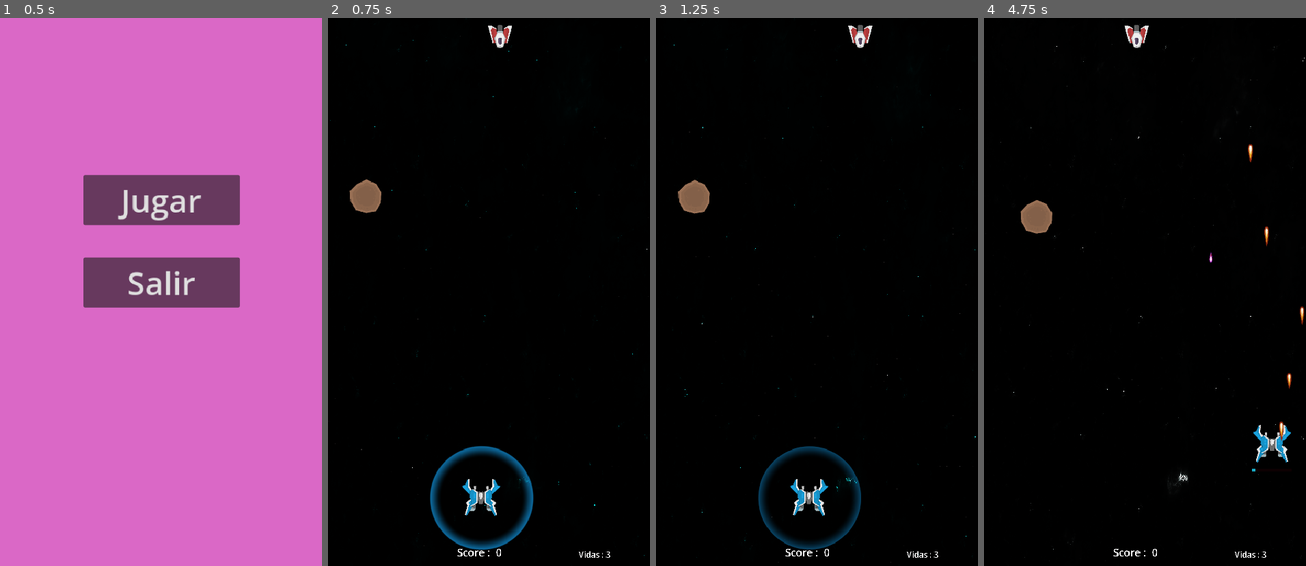
Above: before the commit, frames 1-4 (left to right).
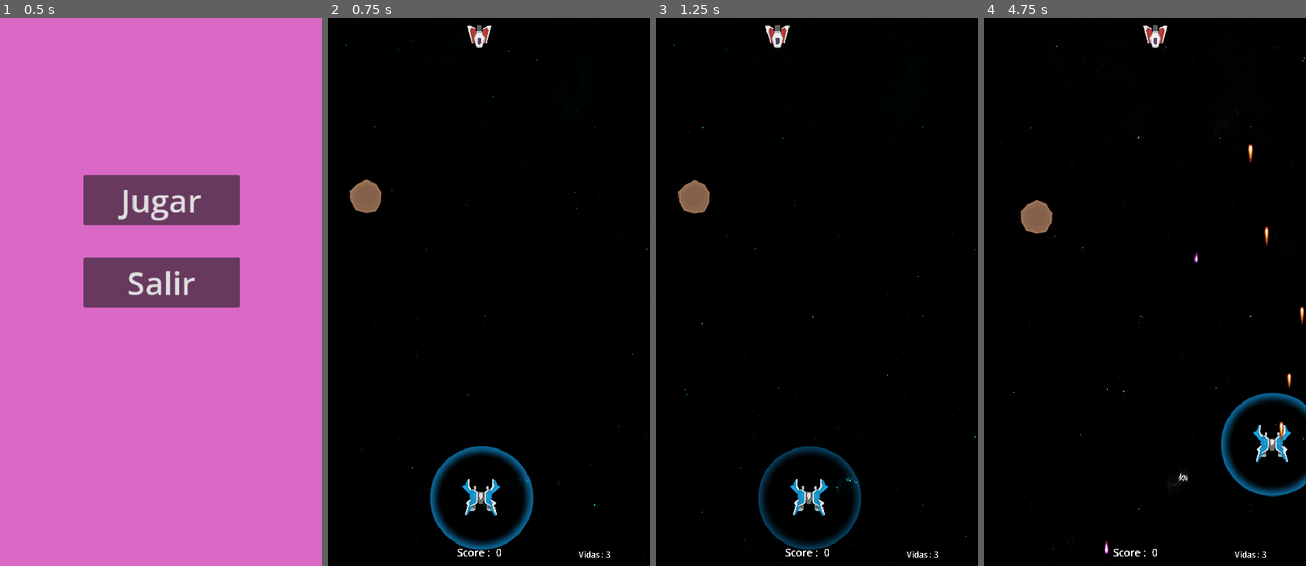
Above: after the commit, the same moments.

Repository: MauroCastro1705/Juego-motores
Game: Godot game, scene res://Menu/menu.tscn
The game is run twice, just before and just after one commit, with the same random seed, the same clock (stepped at 60 frames per second) and the same inputs.
Inputs:
- Up to frame 1 (0.5 s): no input
- Up to frame 2 (0.75 s): click "Jugar" at 0.5 s
- Up to frame 3 (1.25 s): no input
- Up to frame 4 (4.75 s): hold Right (derecha) 1.28-2.03 s; hold Space (disparar) 1.28-2.03 s; hold S (abajo) 2.03-2.78 s; tap Space (disparar) at 2.1, 3.6 s; hold Right (derecha) 2.78-3.53 s; hold Space (disparar) 2.78-3.53 s; hold W (arriba) 3.53-4.28 s; hold A (izquierda) from 4.28 s (still down); hold Space (disparar) from 4.28 s (still down)

Frame 1 is identical in both runs. In frame 2, 0.4% of the frame differs, in the area x 43-58%, y 1-6%; in frame 3, 0.4%; in frame 4, 1.6%, in the area x 37-100%, y 1-98%.

Commit message:
Adjust enemy movement and randomize behavior
Reduced enemigo_1's move_range from 200 to 100 and added a _randomizar function to randomize move_speed and initial movement direction on spawn. Also updated _physics_process parameter names for consistency.

Diff:
--- a/Menu/pausa.gd
+++ b/Menu/pausa.gd
@@ -6,7 +6,7 @@
 	$TextEdit.visible = false
 
 
-func _physics_process(delta):
+func _physics_process(_delta):
 	if Input.is_action_just_pressed("BotonPausa"):
 		get_tree().paused = not get_tree().paused
 		$ColorRect.visible = not $ColorRect.visible
--- a/enemigos/enemigo_1.gd
+++ b/enemigos/enemigo_1.gd
@@ -1,7 +1,7 @@
 extends CharacterBody2D
 
 @export var move_speed: float = 100.0
-@export var move_range: float = 200.0   # Rango de movimiento de lado a lado
+@export var move_range: float = 100.0   # Rango de movimiento de lado a lado
 @export var fire_rate: float = 1.5   # Tiempo entre disparos
 @export var bala_enemigo: PackedScene   # Escena de bala exportada
 @onready var vida_local = Global.vida_enemigo1
@@ -14,6 +14,9 @@
 	start_position_x = global_position.x
 	$Timer_disparo.wait_time = fire_rate
 	$Timer_disparo.start()
+	_randomizar()
+
+
 
 func _physics_process(_delta):
 	# Movimiento lateral
@@ -21,6 +24,13 @@
 	velocity = movement
 	move_and_slide()
 	_calcular_distancia()
+
+func _randomizar():
+	move_speed += randf_range(-10, 10)
+	if randf() < 0.5:
+		movement_direction = -1
+	else:
+		movement_direction = 1
 
 func _calcular_distancia():
 	# Cambiar dirección si llega al límite del rango
